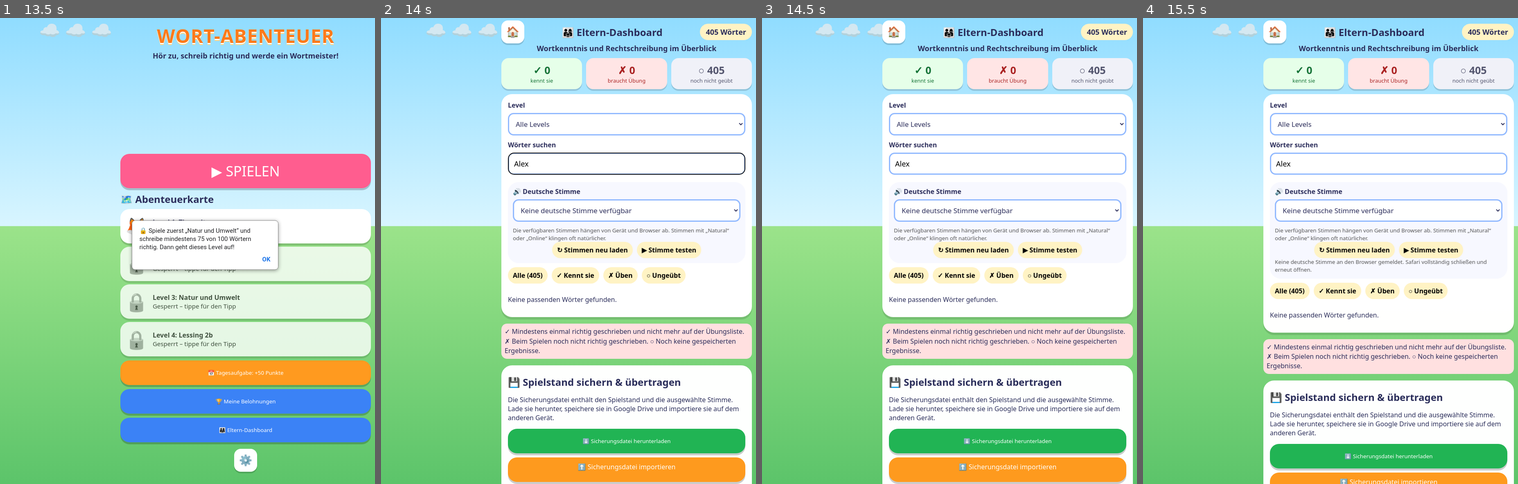
Above: before the commit, frames 1-4 (left to right).
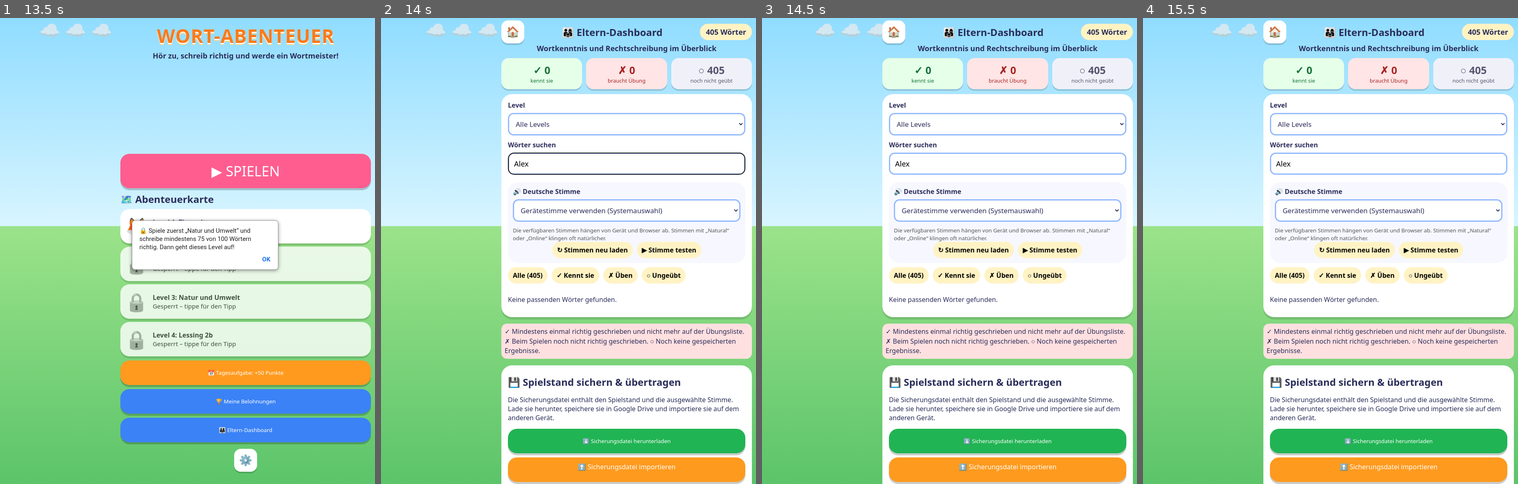
Above: after the commit, the same moments.

Repository: ngangom01/Worte-Spiele
Game: browser game, page index.html
Two runs of this game, one before a commit and one after it. Both use one fixed random seed, a clock stepped at 60 frames per second and the inputs below. When the page shows a pop-up message, it is drawn as a white box for half a second while everything else waits; a line starting with > is the answer the replay typed.
Inputs (mouse positions are in pixels of both pictures, inside the frame that each line leads up to):
- Up to frame 1 (13.5 s): click "▶ SPIELEN" at 0.27 s; click "🏠" at 1.17 s; click "▶ SPIELEN" at 1.67 s; click "🔁 Noch einmal hören" at 2.17 s; click (247, 223) at 2.67 s; type "9" at 2.67 s; tap Enter at 2.7, 3.2, 3.7, 5.2, 5.7, 6.2, 10.7, 11.2, 11.7 s; click (247, 223) at 3.17 s; type "6" at 3.17 s; click (247, 223) at 3.67 s; type "3" at 3.67 s; click "✅ Prüfen" at 4.17 s; click "🔁 Noch einmal hören" at 4.67 s; click (247, 223) at 5.17 s; type "4" at 5.17 s; click (247, 223) at 5.67 s; type "1" at 5.67 s; click (247, 223) at 6.17 s; type "8" at 6.17 s; click "✅ Prüfen" at 6.67 s; click "🏠" at 7.17 s; click "🏆 Meine Belohnungen" at 7.67 s; click (153, 381) at 8.17 s; click (153, 381) at 8.67 s; click "🏠" at 9.17 s; click "🦊 Level 1: Tierwelt ☆☆☆" at 9.67 s; click "✅ Prüfen" at 10.17 s; click (247, 223) at 10.67 s; type "1" at 10.67 s; click (247, 223) at 11.17 s; type "8" at 11.17 s; click (247, 223) at 11.67 s; type "5" at 11.67 s; click "🔁 Noch einmal hören" at 12.17 s; click "🏠" at 12.67 s; click "🔒 Level 4: Lessing 2b Gesperr…" at 13.17 s
- Up to frame 2 (14 s): click "👨‍👩‍👧 Eltern-Dashboard" at 13.67 s; click (628, 390) at 13.77 s; type "Alex" at 13.77 s
- Up to frame 3 (14.5 s): click "✗ Üben" at 14.17 s
- Up to frame 4 (15.5 s): click "⬆️ Sicherungsdatei importieren" at 14.67 s; click "▶ Stimme testen" at 15.02 s; click "✗ Üben" at 15.17 s

Frame 1 is identical in both runs. In frame 2, 0.2% of the frame differs, in the area x 37-75%, y 40-43%; in frame 3, 0.2%; in frame 4, 17%, in the area x 32-99%, y 40-100%.

Commit message:
Add files via upload

Diff:
--- a/app.js
+++ b/app.js
@@ -32,12 +32,13 @@
 function pickVoice() {
   if (!hasTTS) { voice = null; return; }
   const v = germanVoices(), pref = localStorage.getItem(VOICE_KEY);
-  voice = (pref && v.find(x => x.name + "|" + x.lang === pref)) || v[0] || null;
+  voice = pref && pref !== "__system__" ? v.find(x => x.name + "|" + x.lang === pref) || null : null;
 }
 function refreshVoicePicker() {
   const select = $("#voice-select"); if (!select) return;
   pickVoice(); const v = germanVoices();
-  select.innerHTML = v.length ? v.map(x => { const key = x.name + "|" + x.lang; return `<option value="${esc(key)}" ${voice && voice.name === x.name && voice.lang === x.lang ? "selected" : ""}>${esc(x.name)} (${esc(x.lang)})${/natural|neural|premium|enhanced|siri|google|online/i.test(x.name) ? " · Natürlich/Online" : ""}</option>`; }).join("") : '<option value="">Keine deutsche Stimme verfügbar</option>';
+  const systemOption = `<option value="__system__" ${voice ? "" : "selected"}>Gerätestimme verwenden (Systemauswahl)</option>`;
+  select.innerHTML = systemOption + v.map(x => { const key = x.name + "|" + x.lang; return `<option value="${esc(key)}" ${voice && voice.name === x.name && voice.lang === x.lang ? "selected" : ""}>${esc(x.name)} (${esc(x.lang)})${/natural|neural|premium|enhanced|siri|google|online/i.test(x.name) ? " · Natürlich/Online" : ""}</option>`; }).join("");
 }
 function reloadVoices() {
   if (!hasTTS) return;
@@ -47,12 +48,13 @@
 }
 function testVoice() {
   if (!hasTTS) return;
-  pickVoice();
-  if (!voice) { reloadVoices(); return; }
-  speechSynthesis.cancel(); const utterance = new SpeechSynthesisUtterance("Guten Tag! Ich spreche jetzt das deutsche Wort: Abend.");
-  utterance.voice = voice; utterance.lang = voice.lang; utterance.rate = 0.9; speechSynthesis.speak(utterance);
-}
-function changeVoice(key) { localStorage.setItem(VOICE_KEY, key); pickVoice(); }
+  pickVoice(); speechSynthesis.cancel();
+  const utterance = new SpeechSynthesisUtterance("Guten Tag! Ich spreche jetzt das deutsche Wort: Abend.");
+  utterance.lang = voice ? voice.lang : "de-DE"; utterance.rate = 0.9;
+  if (voice) utterance.voice = voice;
+  speechSynthesis.speak(utterance);
+}
+function changeVoice(key) { if (key === "__system__") localStorage.removeItem(VOICE_KEY); else localStorage.setItem(VOICE_KEY, key); pickVoice(); }
 if (hasTTS) { pickVoice(); speechSynthesis.onvoiceschanged = () => { pickVoice(); refreshVoicePicker(); }; }
 addEventListener("pageshow", () => { if (document.querySelector("#voice-select")) reloadVoices(); });
 document.addEventListener("visibilitychange", () => { if (!document.hidden && document.querySelector("#voice-select")) reloadVoices(); });
@@ -189,7 +191,7 @@
   G = null; if (hasTTS) speechSynthesis.cancel();
   app.innerHTML = `<div class="top"><button class="ghost" onclick="home()" aria-label="Zurück">🏠</button><h2>⚙️ Einstellungen</h2></div>
   ${backupPanel()}
-  <div class="card"><h2>🔊 Sprachausgabe</h2><label for="voic …(176 unchanged characters)… tion></select><small class="voice-note">Die verfügbaren Stimmen hängen von Gerät und Browser ab. Stimmen mit „Natural“ oder „Online“ klingen oft natürlicher.</small><div class="row voice-actions"> …(217 unchanged characters)…
+  <div class="card"><h2>🔊 Sprachausgabe</h2><label for="voic …(176 unchanged characters)… tion></select><small class="voice-note">„Gerätestimme“ verwendet die aktuelle Systemauswahl. Einzelne Stimmen werden nur angeboten, wenn der Browser sie bereitstellt.</small><div class="row voice-actions"> …(217 unchanged characters)…
   <button class="btn" onclick="dashboard()">👨‍👩‍👧 Eltern-Dashboard</button><button class="btn alt" onclick="reset()">Spielstand zurücksetzen</button>`;
   refreshVoicePicker();
 }
--- a/service-worker.js
+++ b/service-worker.js
@@ -1,5 +1,5 @@
 // Offline-Cache. Bei Änderungen an den Dateien die Versionsnummer erhöhen (v1 -> v2).
-const CACHE = "wort-abenteuer-v8";
+const CACHE = "wort-abenteuer-v9";
 const FILES = ["./", "index.html", "style.css", "app.js", "words.js", "drive-config.js", "manifest.json"];
 
 self.addEventListener("install", e => {
